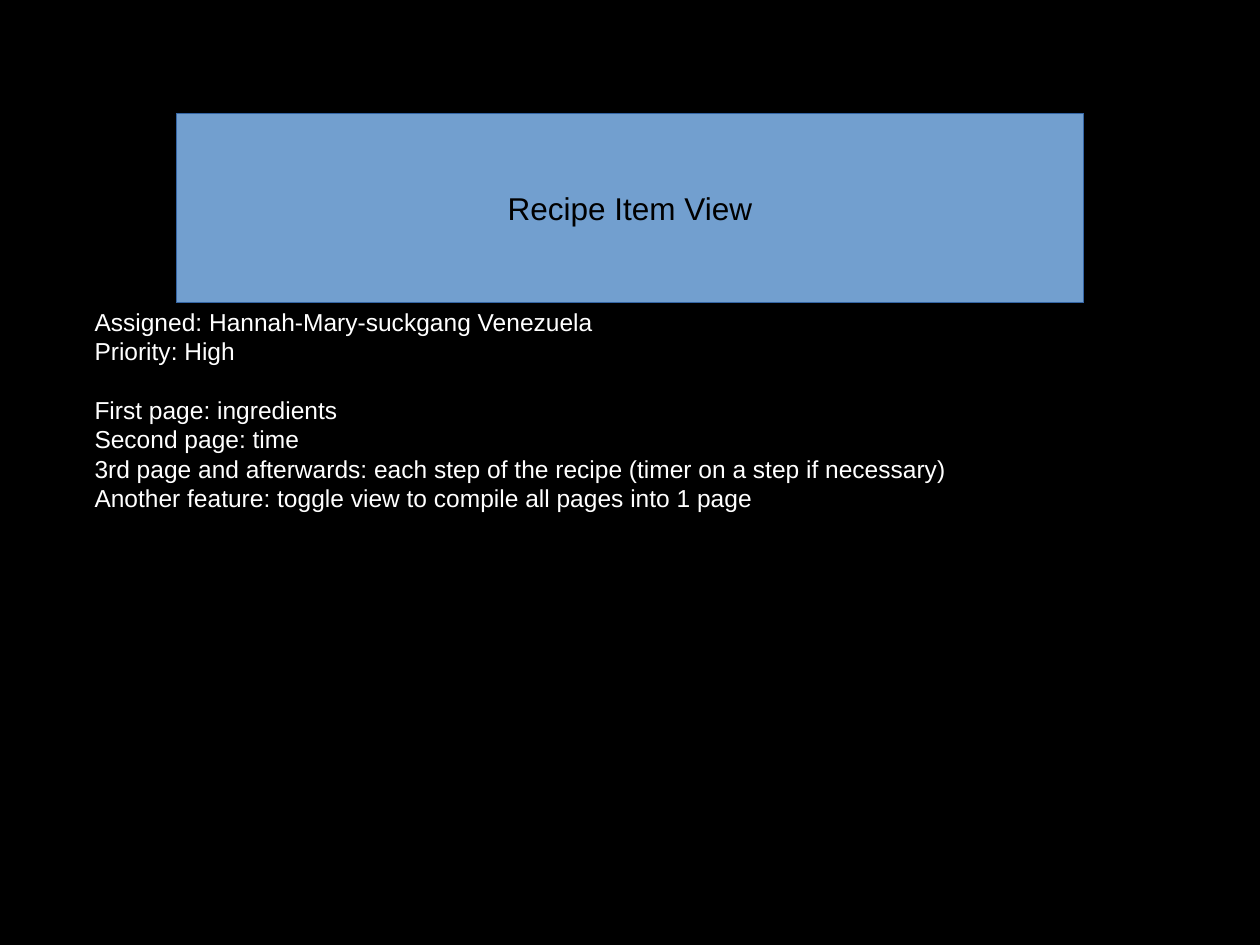
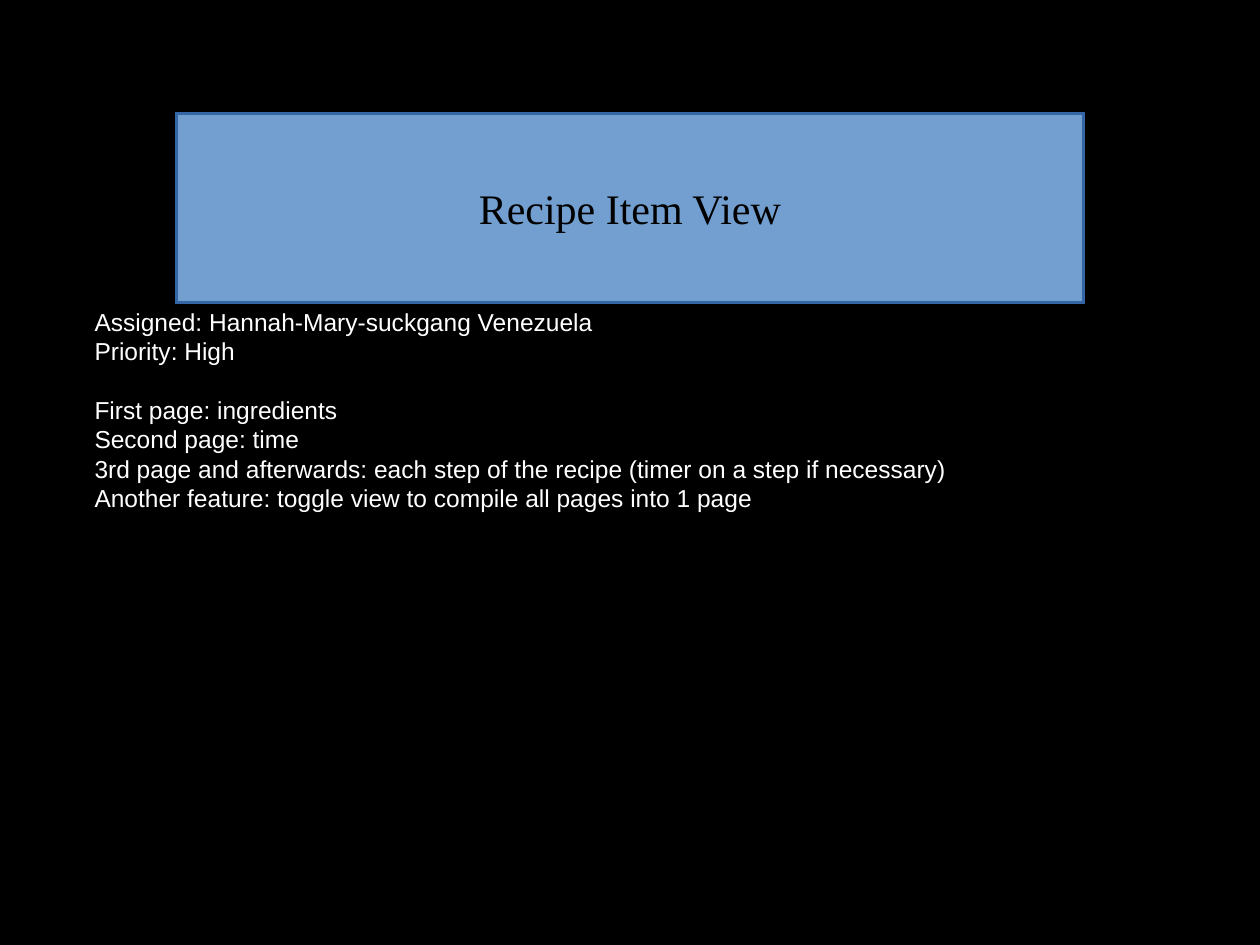
Before and after one commit to ucsdCSE110wi16/CSE110M240T7, a slide deck: slide 13 of CSE-110-Project-Cookbook.odp. Drawn at 1260x945 pixels with LibreOffice and Linux fonts; fonts in the diff are those of the drawing. Boxes give left, top, right and bottom in pixels: in the first picture for what was removed or moved away, otherwise in the second. Text is boxed around its words. In the diff, an @@ line names an element or a change of style, - is before the commit and + after.

```diff
--- a/CSE-110-Project-Cookbook.odp
+++ b/CSE-110-Project-Cookbook.odp
@@ rectangle removed at bbox=[176, 113, 1084, 302] @@
-Recipe Item View
@@ freeform shape added at bbox=[176, 113, 1084, 302], fill #729FCF, outline #3465A4 2.01 pt, 24 pt, text #000000 @@
+Recipe Item View
```
Also in this commit, not shown: 6 other slides changed.
